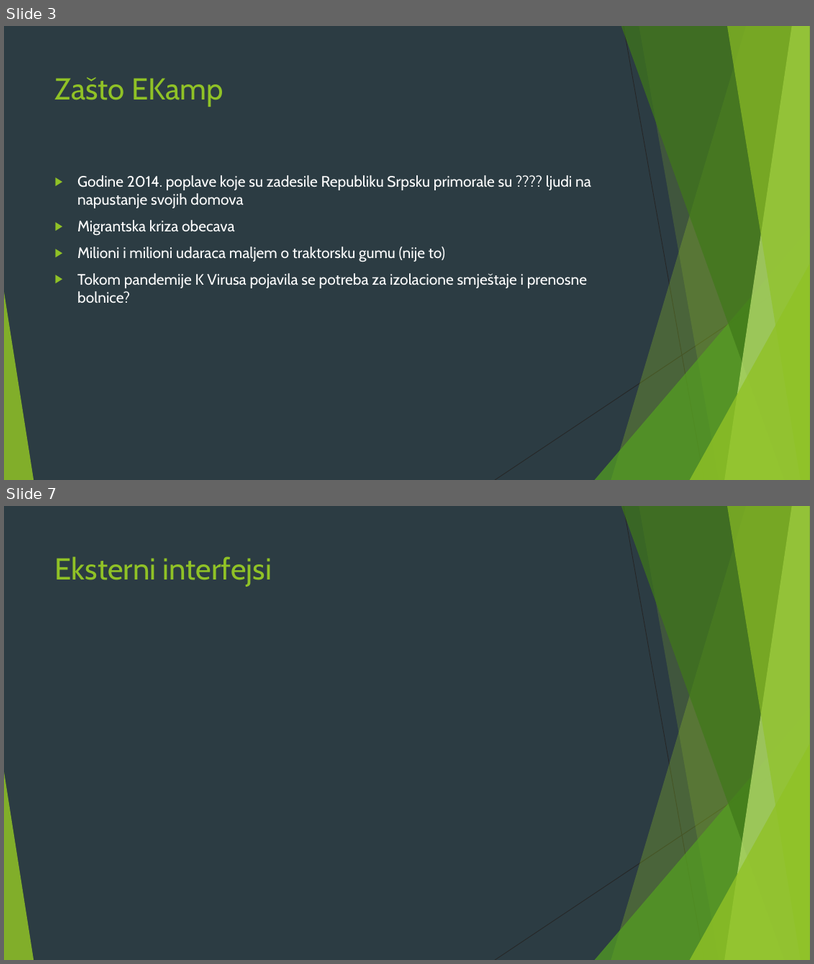
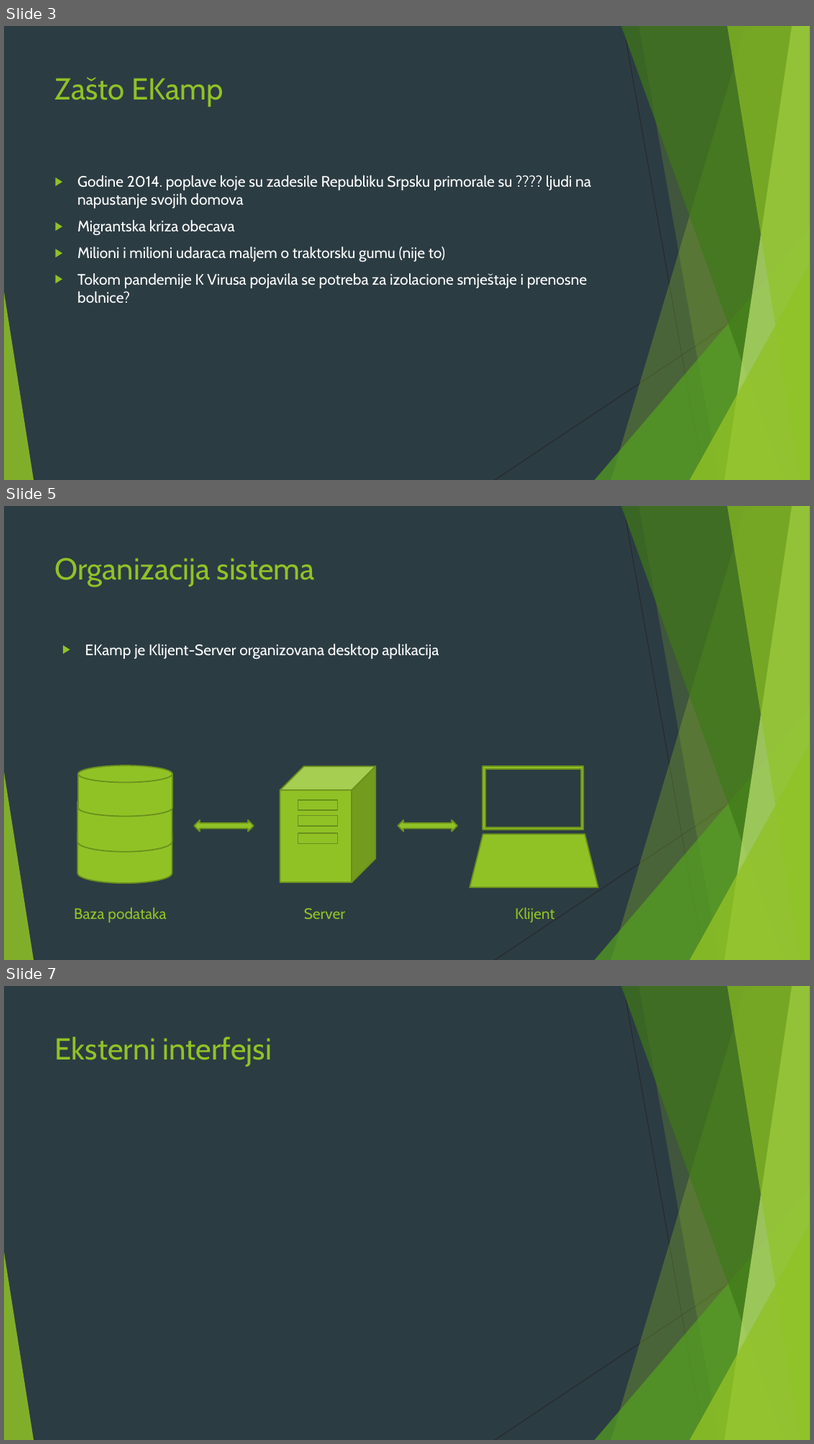
Before and after one commit to dejansimic00/ISZ_DT, a slide deck: EKamp.pptx. Shown one above the other, each under a label of ours: slides 3 and 7 before the commit, slides 3, 5 and 7 after it; the slides between them are not shown. The pictures are 814x964 and 814x1444 pixels, drawn with LibreOffice and Linux fonts; fonts in the diff are those of the drawing. Boxes give left, top, right and bottom in pixels: in the first picture for what was removed or moved away, otherwise in the second. Text is boxed around its words. In the diff, an @@ line names an element or a change of style, - is before the commit and + after.

```diff
--- a/EKamp.pptx
+++ b/EKamp.pptx
@@ slide 5 added at [4, 506, 810, 960], background #2C3C43; not listed: 10 template elements that a slide beside it also shows @@
@@ title added at [55, 558, 315, 587], 36 pt, text #90C226 @@
+Organizacija sistema
@@ text added at [85, 644, 439, 659], 18 pt, text #FFFFFF @@
+▶ EKamp je Klijent-Server organizovana desktop aplikacija
@@ cylinder added at [78, 765, 172, 816], fill #90C226, outline #6B901C 1.5 pt @@
@@ cube added at [280, 766, 376, 883], fill #90C226, outline #6B901C 1.5 pt @@
@@ frame added at [483, 766, 584, 830], fill #90C226, outline #6B901C 1.5 pt @@
@@ cylinder added at [78, 792, 172, 852], fill #90C226, outline #6B901C 1.5 pt @@
@@ rectangle added at [298, 800, 338, 811], fill #90C226, outline #6B901C 1.5 pt @@
@@ cylinder added at [78, 824, 172, 883], fill #90C226, outline #6B901C 1.5 pt @@
@@ left right arrow added at [194, 820, 254, 831], fill #90C226, outline #6B901C 1.5 pt @@
@@ rectangle added at [298, 815, 338, 826], fill #90C226, outline #6B901C 1.5 pt @@
@@ left right arrow added at [399, 820, 458, 831], fill #90C226, outline #6B901C 1.5 pt @@
@@ rectangle added at [298, 834, 338, 844], fill #90C226, outline #6B901C 1.5 pt @@
@@ trapezoid added at [470, 834, 598, 887], fill #90C226, outline #6B901C 1.5 pt @@
@@ text added at [74, 907, 166, 922], 18 pt, text #90C226 @@
+Baza podataka
@@ text added at [304, 908, 345, 919], 18 pt, text #90C226 @@
+Server
@@ text added at [515, 907, 555, 922], 18 pt, text #90C226 @@
+Klijent
```
Also in this commit, not shown: 3 slides changed, 3 other slides added, 2 slides removed, 3 other files.
